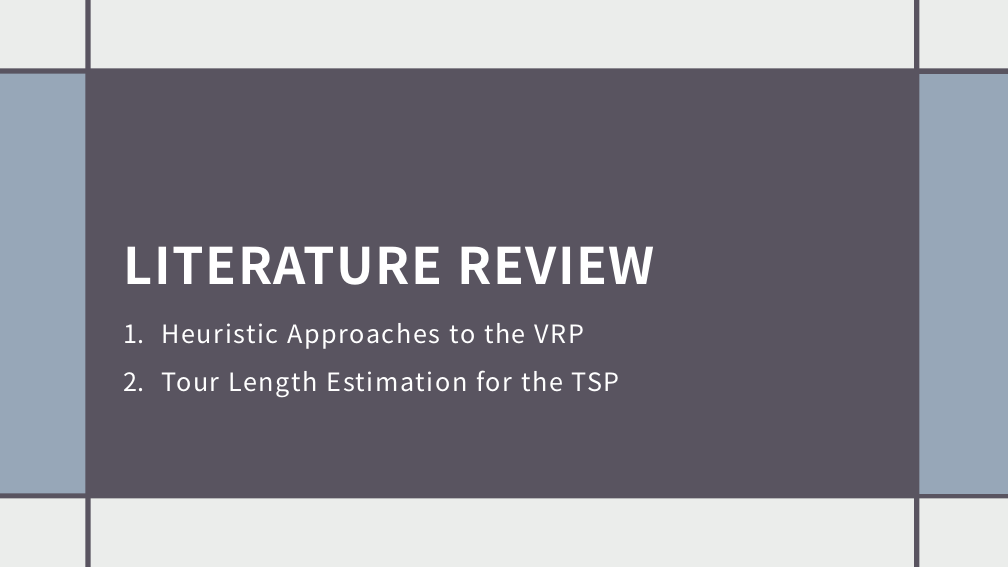
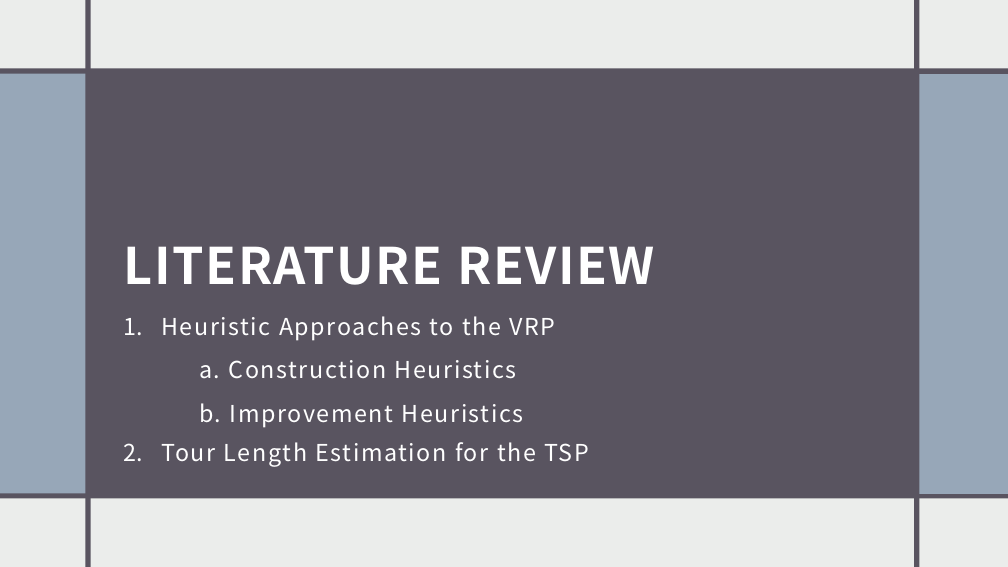
Before and after one commit to sfeldmanMIG25/Feldman-Investigating_Tour_Length_Estimators_to_Solve_Vehicle_Routing_Problem, a slide deck: slide 9 of Documents/Feldman_VRP_Thesis_Presentation.pptx (slide 7 before the commit). Drawn at 1008x567 pixels with LibreOffice and Linux fonts; fonts in the diff are those of the drawing. Boxes give left, top, right and bottom in pixels: in the first picture for what was removed or moved away, otherwise in the second. Text is boxed around its words. In the diff, an @@ line names an element or a change of style, - is before the commit and + after.

Commit message:
Documentation Update
Thesis presentation
Thesis text
Other forms.

```diff
--- a/Documents/Feldman_VRP_Thesis_Presentation.pptx
+++ b/Documents/Feldman_VRP_Thesis_Presentation.pptx
@@ text at (161, 316, 589, 467): size 24 to 22.2 pt in "Heuristic Approaches to the VRP", "Tour Length Estimation for the TSP"; line spacing 1.25 to 1.05 @@
@@ text at (199, 360, 524, 428): paragraphs added @@
+  a. Construction Heuristics
+  b. Improvement Heuristics
```
Also in this commit, not shown: 8 other slides changed, 16 slides added, 8 slides removed, 3 other files.
